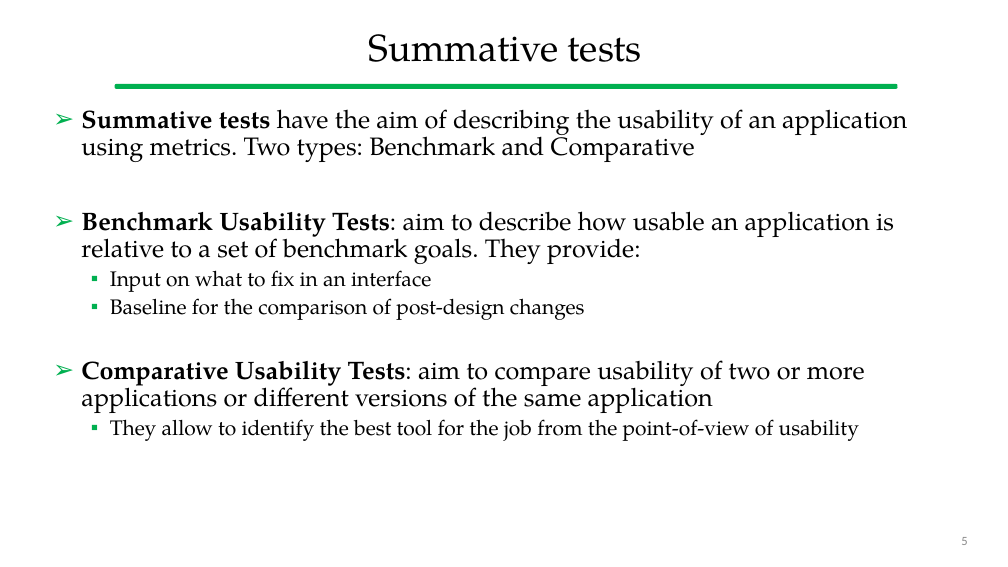
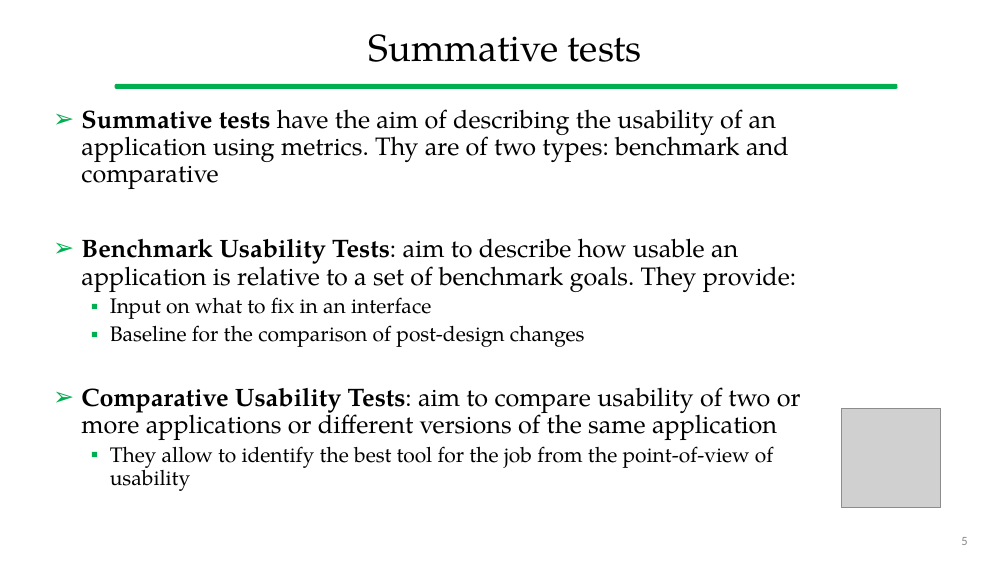
Before and after one commit to gcappon/bwthw, a slide deck: slide 5 of theory_11-usability_evaluation/theory_11-usability_evaluation.pptx. Drawn at 1008x567 pixels with LibreOffice and Linux fonts; fonts in the diff are those of the drawing; grey boxes stand for pictures. Boxes give left, top, right and bottom in pixels: in the first picture for what was removed or moved away, otherwise in the second. Text is boxed around its words. In the diff, an @@ line names an element or a change of style, - is before the commit and + after.

```diff
--- a/theory_11-usability_evaluation/theory_11-usability_evaluation.pptx
+++ b/theory_11-usability_evaluation/theory_11-usability_evaluation.pptx
@@ text at bbox=[81, 109, 789, 189]: text changed @@
-➢ Summative tests have the aim of describing the usability of an application using metrics. Two types: Benchmark and Comparative
+➢ Summative tests have the aim of describing the usability of an application using metrics. Thy are of two types: benchmark and comparative
@@ picture added at bbox=[842, 408, 941, 508] @@
```
Also in this commit, not shown: 21 other slides changed, 11 slides added, 4 slides removed, 1 other file.
